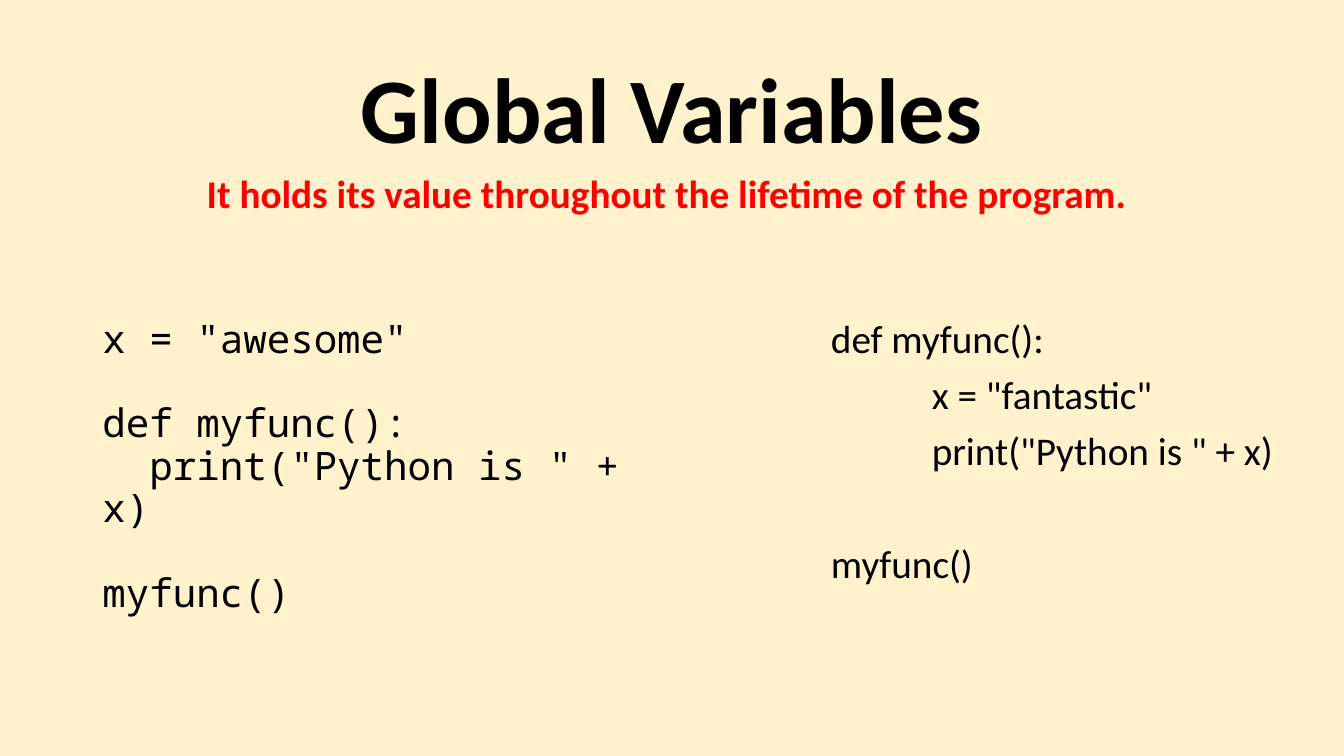
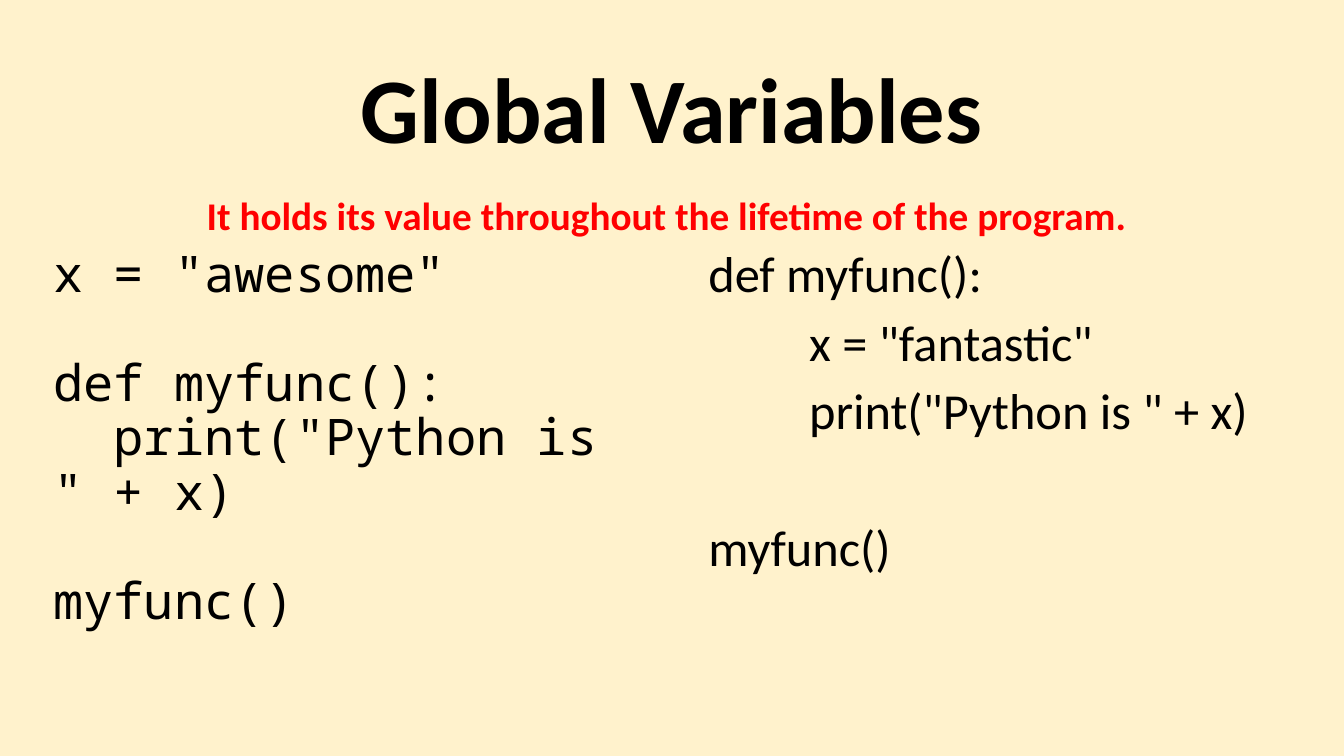
Before and after one commit to torres11991/dap-curriculum, a slide deck: slide 5 of Section05/5.2-Python_DataTypes1.pptx. Drawn at 1344x756 pixels with LibreOffice and Linux fonts; fonts in the diff are those of the drawing. Boxes give left, top, right and bottom in pixels: in the first picture for what was removed or moved away, otherwise in the second. Text is boxed around its words. In the diff, an @@ line names an element or a change of style, - is before the commit and + after.

```diff
--- a/Section05/5.2-Python_DataTypes1.pptx
+++ b/Section05/5.2-Python_DataTypes1.pptx
@@ text "It holds its value throughout ...": place and size @@
-text "It holds its value throughout ..." at bbox=[207, 180, 1126, 215]
+text "It holds its value throughout ..." at bbox=[207, 202, 1126, 237]
@@ text "x = "awesome" def myfunc(): ...": place and size @@
-text "x = "awesome" def myfunc(): ..." at bbox=[102, 325, 525, 617]
+text "x = "awesome" def myfunc(): ..." at bbox=[53, 256, 597, 632]
@@ text "x = "awesome" def myfunc(): ..." at bbox=[53, 256, 597, 632]: size 28 to 36 pt @@
@@ text "def myfunc():" at bbox=[708, 255, 1248, 574]: size 28 to 36 pt @@
@@ text "def myfunc():": place and size @@
-text "def myfunc():" at bbox=[831, 324, 1273, 585]
+text "def myfunc():" at bbox=[708, 255, 1248, 574]
```
Also in this commit, not shown: 7 other slides changed, 1 other file.
